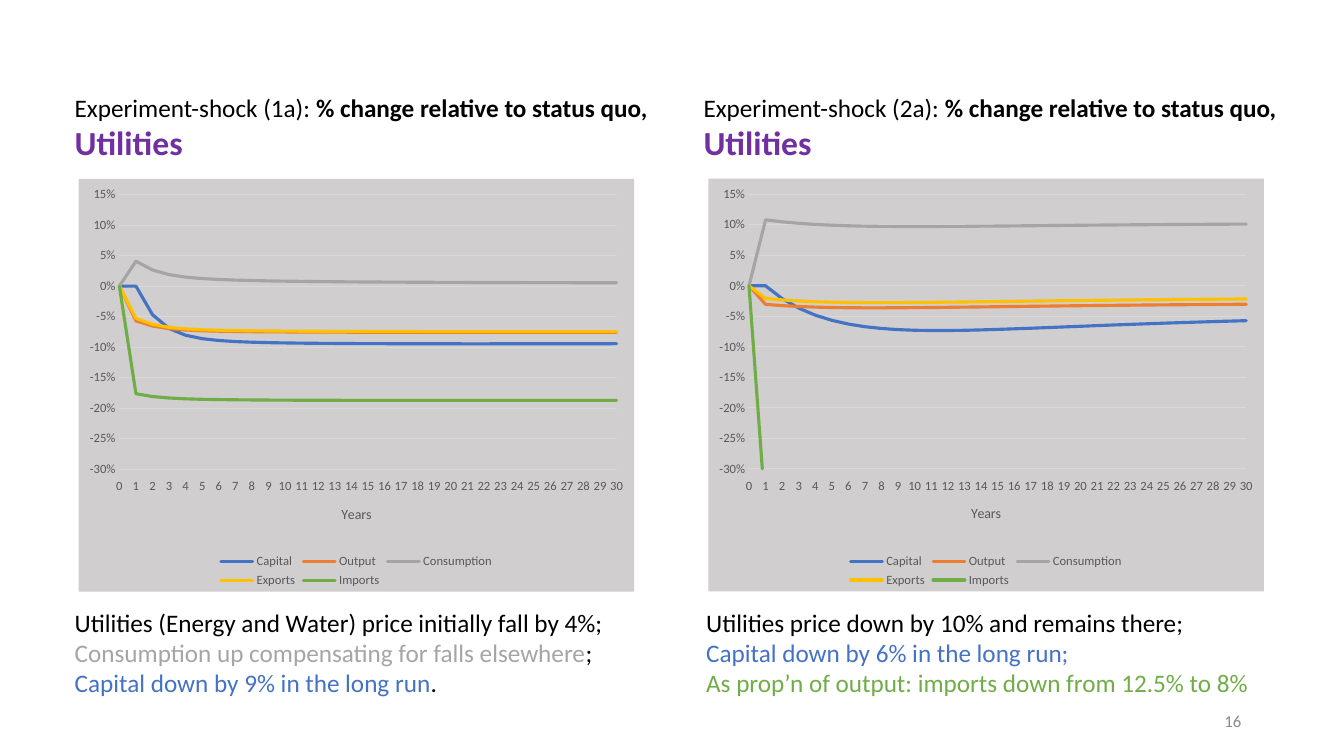
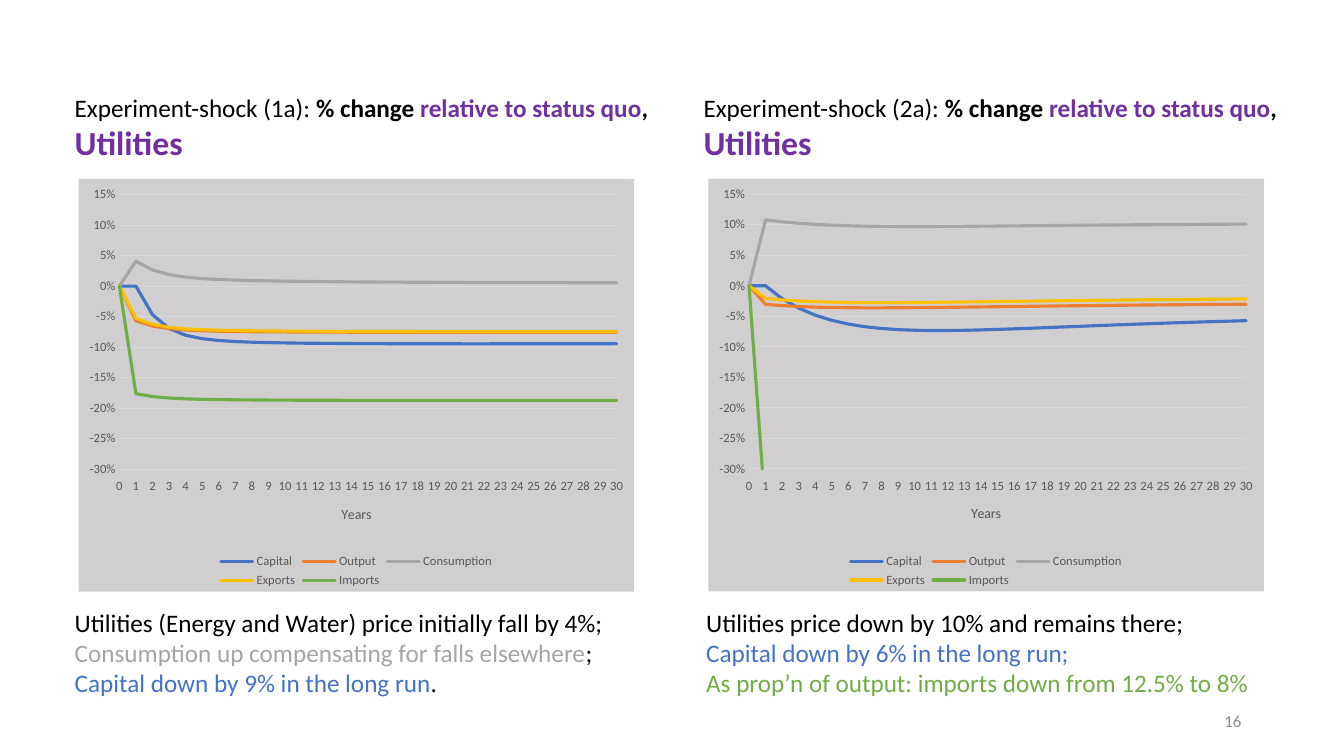
Before and after one commit to patrickocal/gladstone, a slide deck: slide 16 of powerpoint/glad-slides.pptx. Drawn at 1344x756 pixels with LibreOffice and Linux fonts; fonts in the diff are those of the drawing. Boxes give left, top, right and bottom in pixels: in the first picture for what was removed or moved away, otherwise in the second. Text is boxed around its words. In the diff, an @@ line names an element or a change of style, - is before the commit and + after.

```diff
--- a/powerpoint/glad-slides.pptx
+++ b/powerpoint/glad-slides.pptx
@@ text at (x1=75, y1=98, x2=648, y2=122): text colour #000000 to #7030A0 in "relative to status quo," @@
@@ text at (x1=704, y1=98, x2=1277, y2=122): text colour #000000 to #7030A0 in "relative to status quo," @@
```
Also in this commit, not shown: 3 other slides changed, 1 other file.
